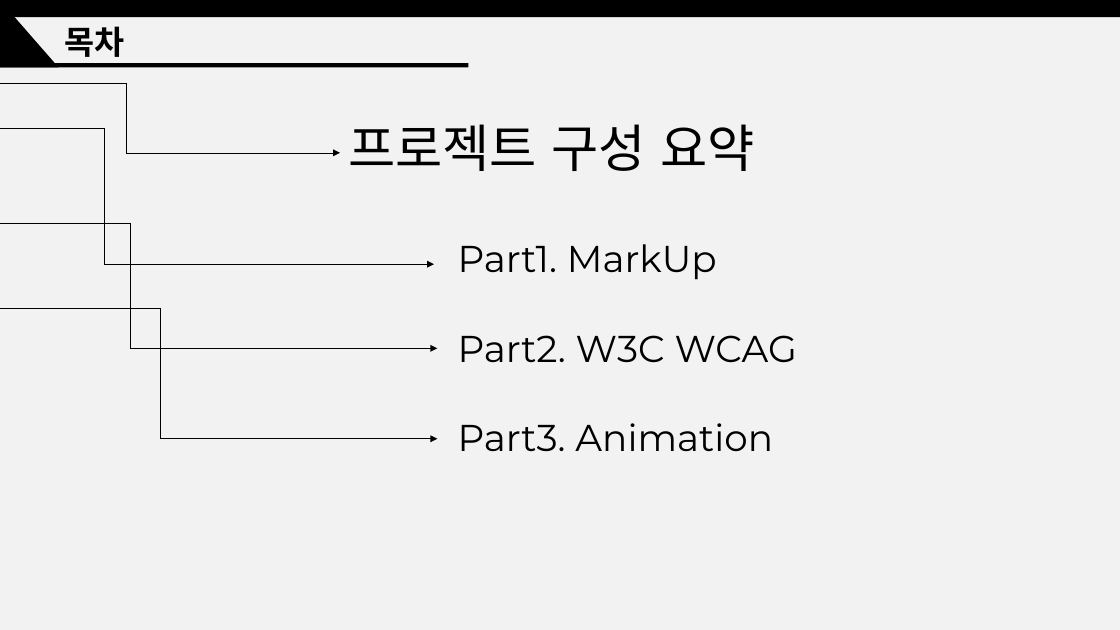
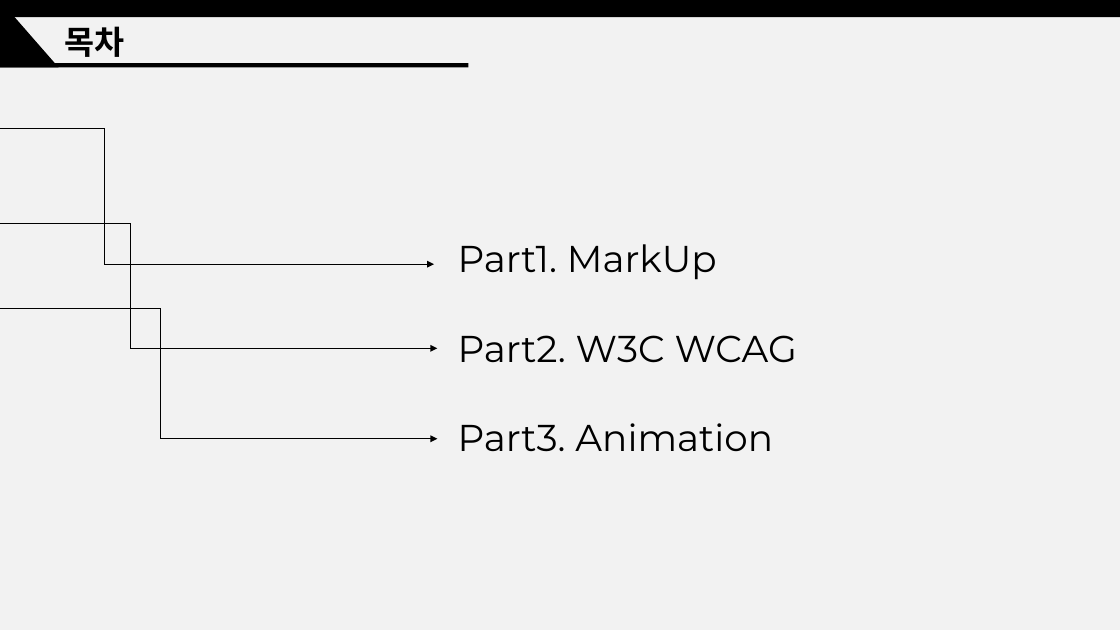
Before and after one commit to jjub0217/ediya3, a slide deck: slide 2 of 윤유비_발표자료.pptx. Drawn at 1120x630 pixels with LibreOffice and Linux fonts; fonts in the diff are those of the drawing. Boxes give left, top, right and bottom in pixels: in the first picture for what was removed or moved away, otherwise in the second. Text is boxed around its words. In the diff, an @@ line names an element or a change of style, - is before the commit and + after.

```diff
--- a/윤유비_발표자료.pptx
+++ b/윤유비_발표자료.pptx
@@ elbow arrow removed from (0, 83) to (340, 153) @@
@@ text removed at box(348, 124, 754, 171) @@
-프로젝트 구성 요약
```
Also in this commit, not shown: 2 other files.
